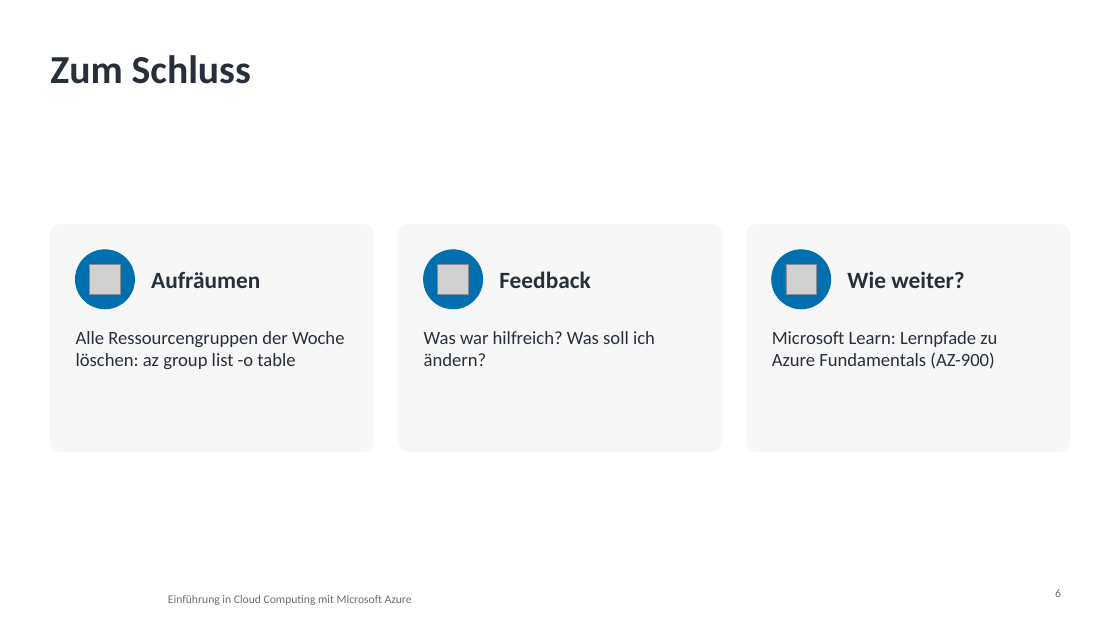
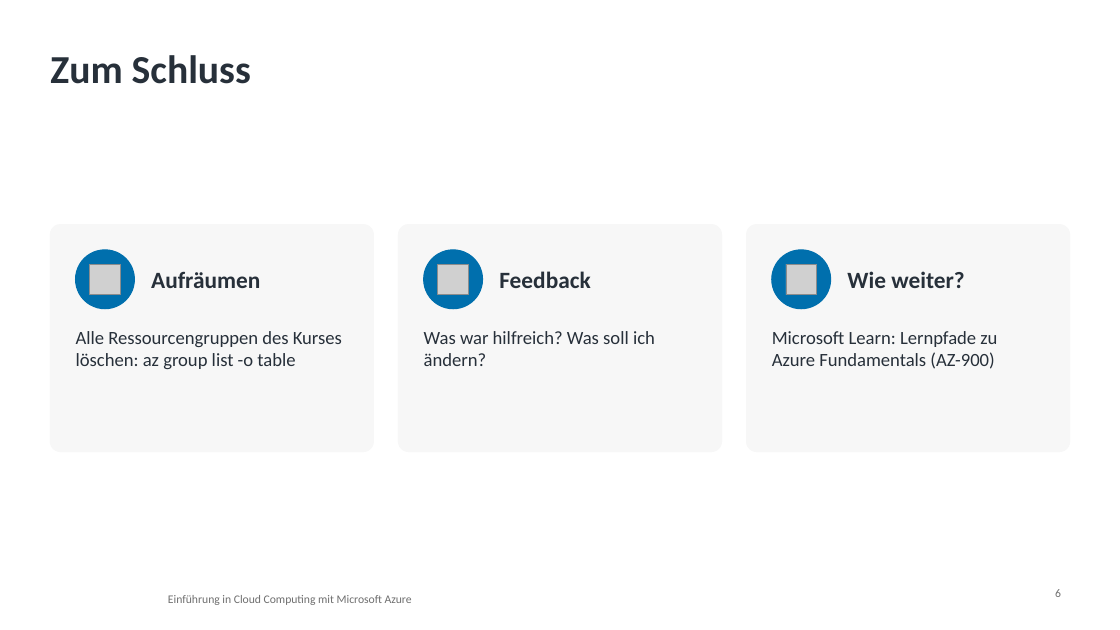
Before and after one commit to pat-teacher/azure-basics-training, a slide deck: slide 6 of praesentationen/tag-5-automatisierung.pptx. Drawn at 1120x630 pixels with LibreOffice and Linux fonts; fonts in the diff are those of the drawing; grey boxes stand for pictures; background and template pictures are left out. Boxes give left, top, right and bottom in pixels: in the first picture for what was removed or moved away, otherwise in the second. Text is boxed around its words. In the diff, an @@ line names an element or a change of style, - is before the commit and + after.

```diff
--- a/praesentationen/tag-5-automatisierung.pptx
+++ b/praesentationen/tag-5-automatisierung.pptx
@@ text at box(76, 331, 342, 369): text changed @@
-Alle Ressourcengruppen der Woche löschen: az group list -o table
+Alle Ressourcengruppen des Kurses löschen: az group list -o table
```
Also in this commit, not shown: 4 other slides changed, 16 other files.
